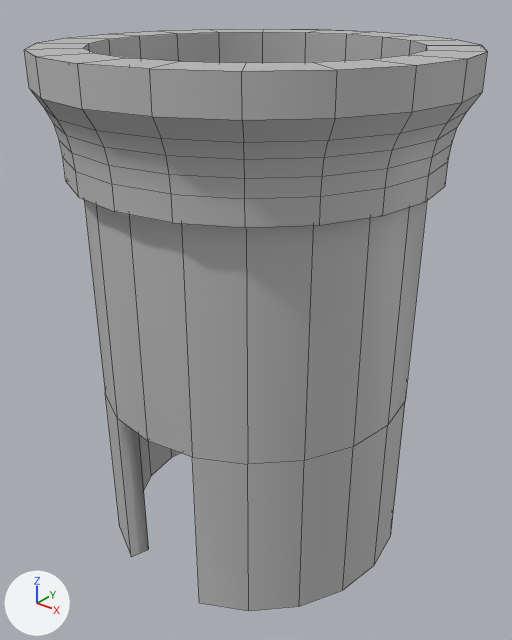
Before and after pictures for a commit that changed the FBX model Assets/Assets/Assets/tower_02.fbx.
One viewpoint serves both versions: a 50 mm lens placed at (10.97, -13.73, 14.86), pointed at (0.09, -0.12, 6.42). The axes (+X, +Y, +Z) are drawn at lower left. The lights are the same throughout. Mesh edges are drawn as thin lines. Where no turn or scale is listed for an object, it has been applied to the vertices.

The older version as bpy lines, for what is in view:
```python
me_mesh = bpy.data.meshes.new('Mesh')
me_mesh.from_pydata(...)  # 318 vertices, 280 faces; spans x -5.15..5.15, y -5.15..5.15, z 0.0..13.43
me_mesh.materials.append(mat_phong1)  # grey #bcbcbc
ob_tower_02 = bpy.data.objects.new('tower_02', me_mesh)
ob_tower_02.location = (0.0, 0.0, 0.0)
```
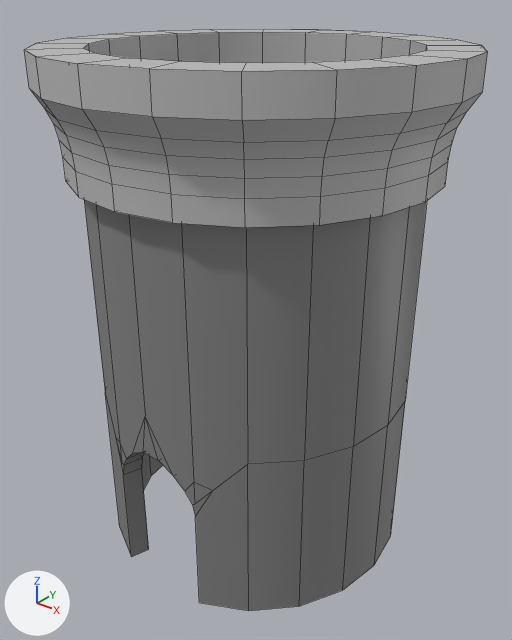
Where the change shows, as pixel boxes [x1, y1, x2, y2] in the pictures (512 x 640 px):
part 1 of me_mesh, built on: [84, 200, 249, 611] in both
part 2 of me_mesh, recoloured: [142, 201, 427, 611] in both

The change in detail:
Material 'marble_01' (mat_marble_01) is new.
Its base color is (0.231, 0.231, 0.231) (grey #848484).
me_mesh is used by ob_tower_02; location (0.0, 0.0, 0.0).
me_mesh had 318 vertices, 280 faces and spanned x -5.15..5.15, y -5.15..5.15, z 0.0..13.43.
me_mesh now has 347 vertices, 305 faces and spans x -5.15..5.15, y -5.15..5.15, z 0.0..13.43.
Part 1, on me_mesh:
6 vertices are removed from x -1.31..1.31, y -4.24..-3.52, z 4.69.
16 faces are deleted.
34 vertices are added at x -1.73..1.73, y -4.24..-3.31, z 2.9..5.41.
41 new faces join them, mat_marble_01 (grey #848484).
me_mesh part 2: 64 faces spanning x -4.24..4.24, y -3.43..4.24, z 0.0..10.53 switch from mat_phong1 (grey #bcbcbc) to mat_marble_01 (grey #848484).
